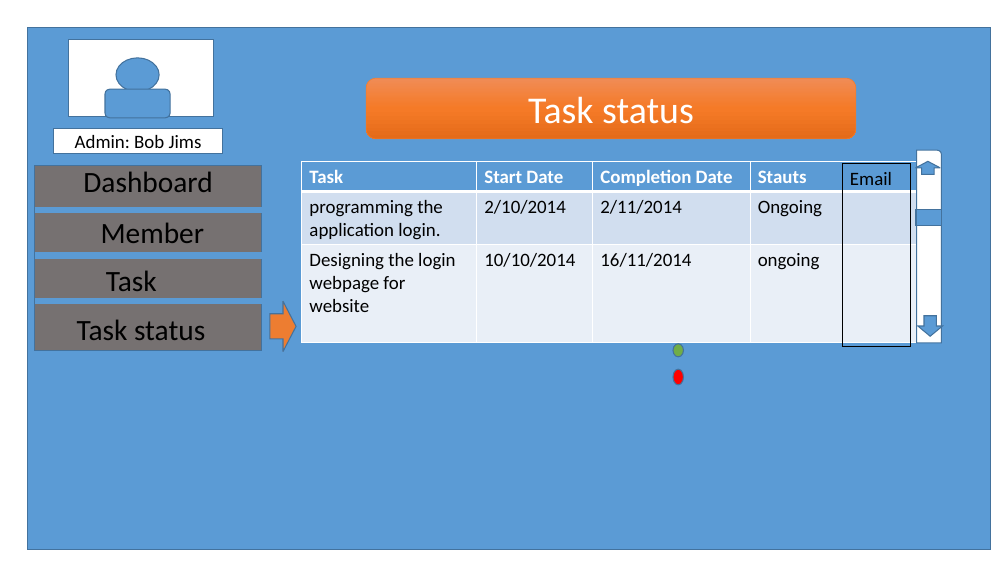
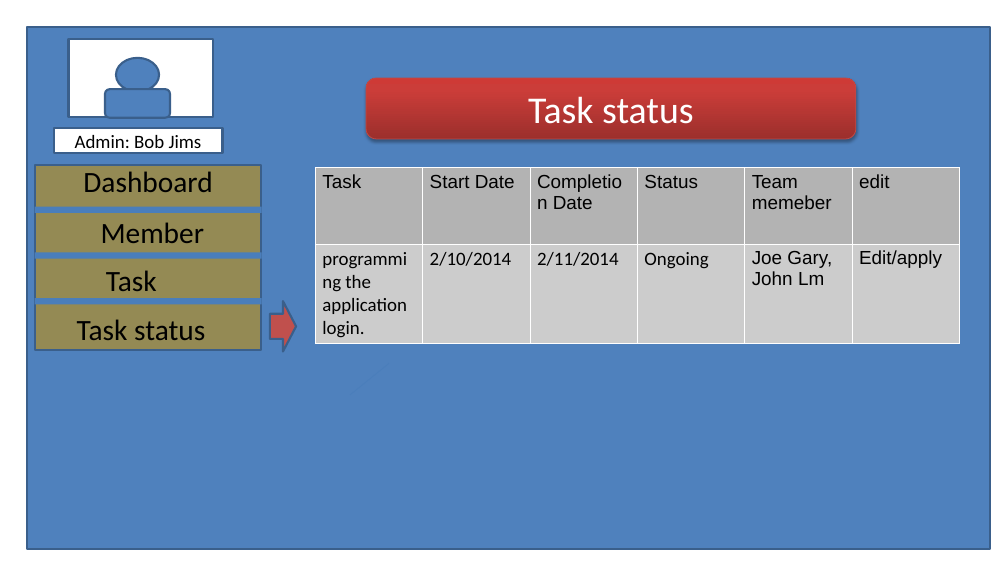
Before and after one commit to beatboxdave/Group-Project---Tasker-Group-10-, a slide deck: slide 9 of updateTask/updateTask.pptx. Drawn at 1008x567 pixels with LibreOffice and Linux fonts; fonts in the diff are those of the drawing. Boxes give left, top, right and bottom in pixels: in the first picture for what was removed or moved away, otherwise in the second. Text is boxed around its words. In the diff, an @@ line names an element or a change of style, - is before the commit and + after.

```diff
--- a/updateTask/updateTask.pptx
+++ b/updateTask/updateTask.pptx
@@ rectangle at (x1=27, y1=27, x2=991, y2=549): fill #5B9BD5 to #4F81BD; outline #43739E 1 pt to #3A5F8C 2 pt @@
@@ rectangle at (x1=69, y1=39, x2=214, y2=117): outline #43739E 1 pt to #3A5F8C 2 pt @@
@@ ellipse at (x1=116, y1=58, x2=159, y2=92): fill #5B9BD5 to #4F81BD; outline #43739E 1 pt to #3A5F8C 2 pt @@
@@ rounded rectangle at (x1=105, y1=89, x2=170, y2=118): fill #5B9BD5 to #4F81BD; outline #43739E 1 pt to #3A5F8C 2 pt; proportions changed @@
@@ rounded rectangle "Task status" at (x1=366, y1=78, x2=856, y2=139): fill gradient #F18C57 to #F67B28 to #E56C19 to gradient #9C2F2D to #CB3E3A to #CE3B37; outline #ED7D31 0.5 pt to #BF4C48 0.75 pt; shadow on; proportions changed @@
@@ rectangle "Admin: Bob Jims" at (x1=54, y1=128, x2=222, y2=153): outline #43739E 1 pt to #3A5F8C 2 pt @@
@@ rectangle at (x1=35, y1=165, x2=262, y2=350): fill #767171 to #948A54; outline #43739E 1 pt to #3A5F8C 2 pt @@
@@ table at (x1=315, y1=167, x2=960, y2=342) @@
-Task | Start Date | Completion Date | Stauts
-programming the application login. | 2/10/2014 | 2/11/2014 | Ongoing
-Designing the login webpage for website | 10/10/2014 | 16/11/2014 | ongoing
+Task | Start Date | Completion Date | Status | Team memeber | edit
+programming the application login. | 2/10/2014 | 2/11/2014 | Ongoing | Joe Gary, John Lm | Edit/apply
@@ table resized from (x1=302, y1=161, x2=920, y2=343) to (x1=315, y1=167, x2=960, y2=342) @@
@@ table removed at (x1=842, y1=163, x2=910, y2=347), 1 rows, 1 columns @@
-Email
@@ up arrow removed at (x1=916, y1=161, x2=941, y2=174) @@
@@ round rect removed at (x1=917, y1=150, x2=941, y2=343) @@
@@ line (35, 209) - (262, 209): stroke #5B9BD5 6 pt to #4B7EBC 6.01 pt @@
@@ line (515, 190) - (591, 265): stroke #5B9BD5 0.5 pt to #4B7EBC 0.75 pt @@
@@ rectangle removed at (x1=917, y1=209, x2=942, y2=225) @@
@@ line (35, 256) - (262, 256): stroke #5B9BD5 6 pt to #4B7EBC 6.01 pt @@
@@ line (35, 301) - (262, 301): stroke #5B9BD5 6 pt to #4B7EBC 6.01 pt @@
@@ right arrow at (x1=270, y1=301, x2=296, y2=352): fill #ED7D31 to #C0504D; outline #43739E 1 pt to #3A5F8C 2 pt; proportions changed @@
@@ down arrow removed at (x1=918, y1=316, x2=943, y2=337) @@
@@ ellipse removed at (x1=673, y1=344, x2=684, y2=357) @@
@@ line (350, 395) - (389, 364): stroke #5B9BD5 0.5 pt to #4B7EBC 0.75 pt @@
@@ ellipse removed at (x1=673, y1=369, x2=684, y2=385) @@
@@ round rect at (x1=306, y1=502, x2=741, y2=543): fill #5B9BD5 to #4F81BD; proportions changed @@
```
Also in this commit, not shown: 8 other slides changed, 4 other files.
